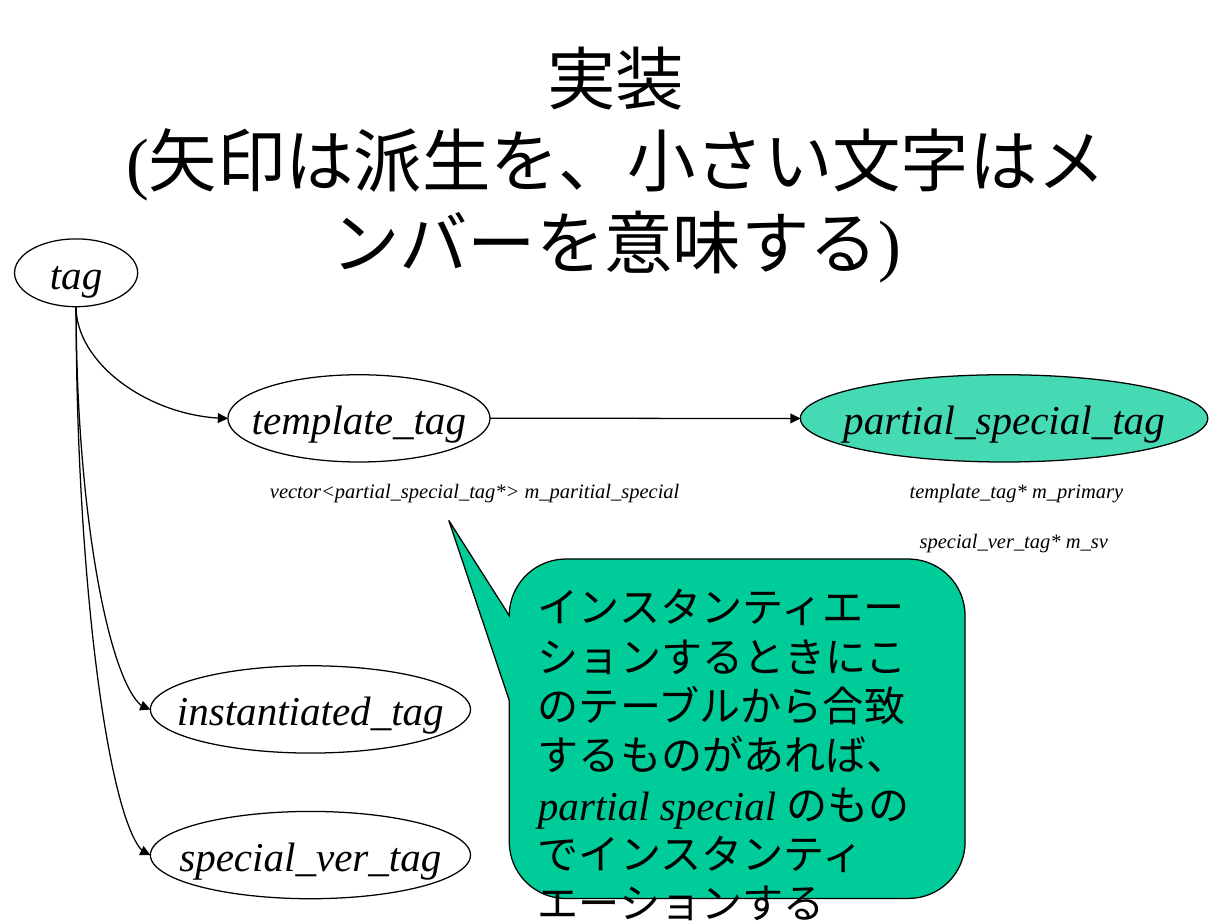
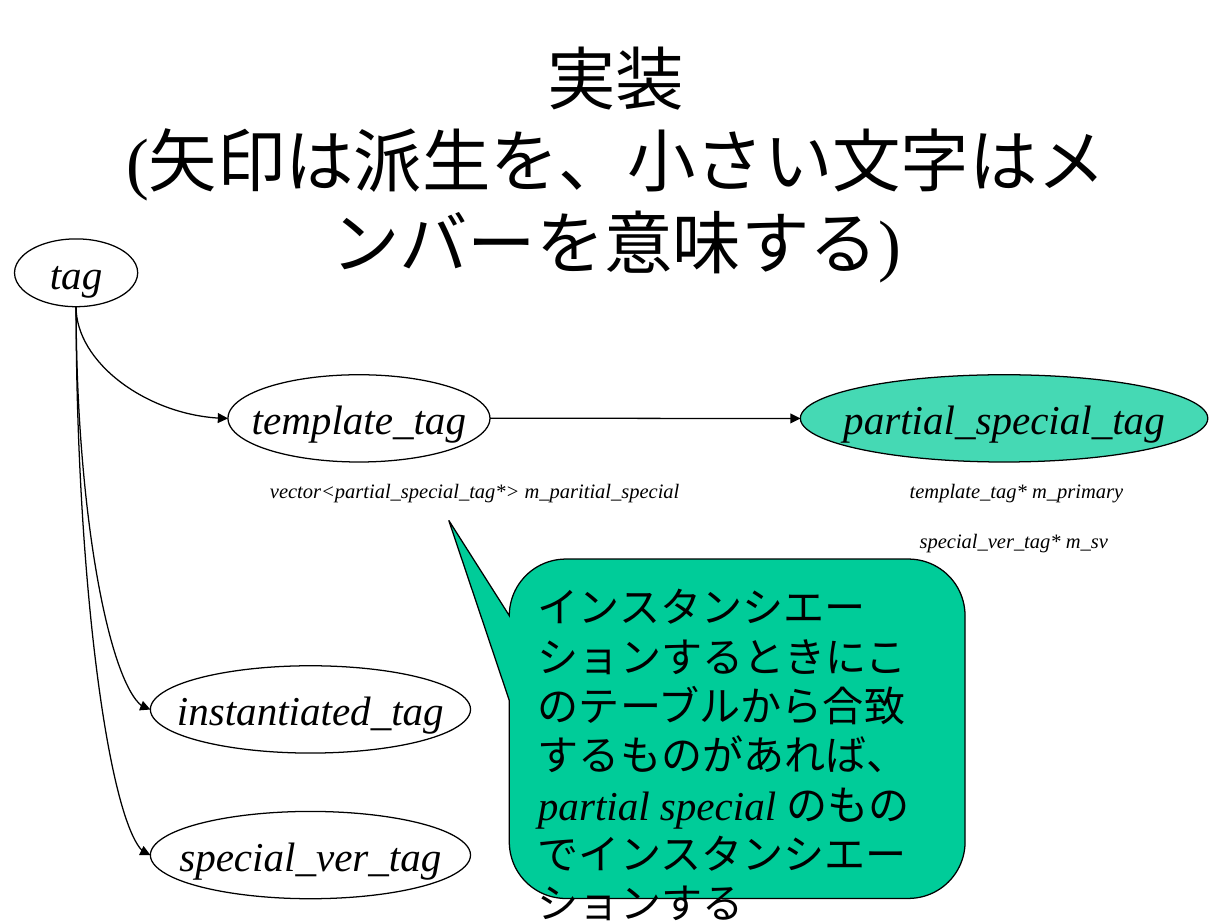
Before and after one commit to KeiHasegawa/cxx_doc, a slide deck: slide 3 of 18_partial_specialization.ppt. Drawn at 1232x924 pixels with LibreOffice and Linux fonts; fonts in the diff are those of the drawing. Boxes give left, top, right and bottom in pixels: in the first picture for what was removed or moved away, otherwise in the second. Text is boxed around its words. In the diff, an @@ line names an element or a change of style, - is before the commit and + after.

```diff
--- a/18_partial_specialization.ppt
+++ b/18_partial_specialization.ppt
@@ text in rounded speech box at <box>538,588,910,924</box>: text changed @@
-インスタンティエーションするときにこのテーブルから合致するものがあれば、partial special のものでインスタンティエーションする
+インスタンシエーションするときにこのテーブルから合致するものがあれば、partial special のものでインスタンシエーションする
```
Also in this commit, not shown: 2 other slides changed, 7 other files.
